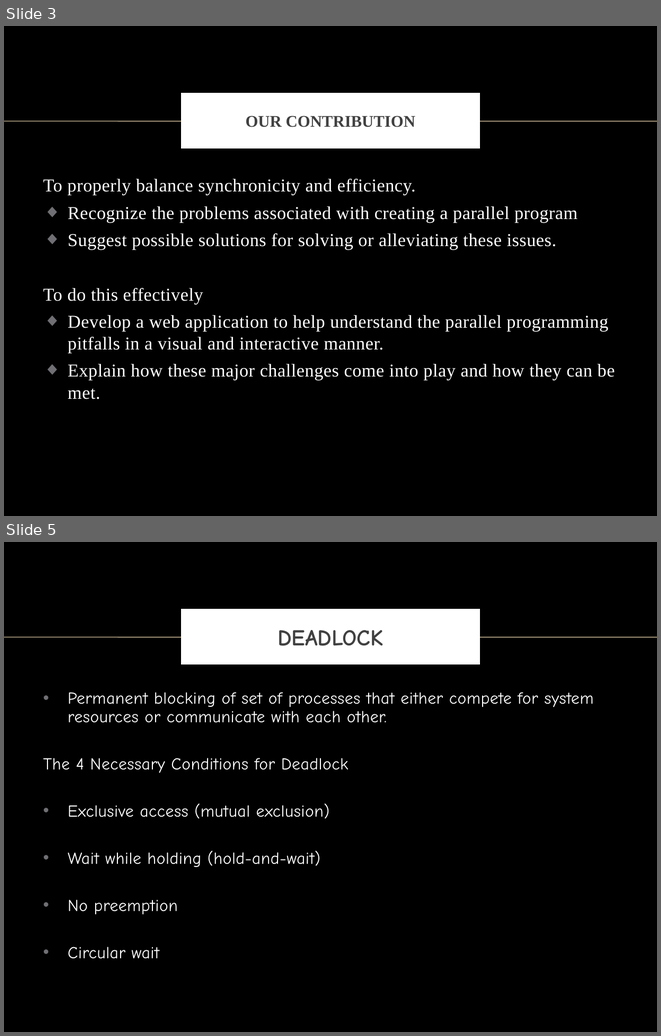
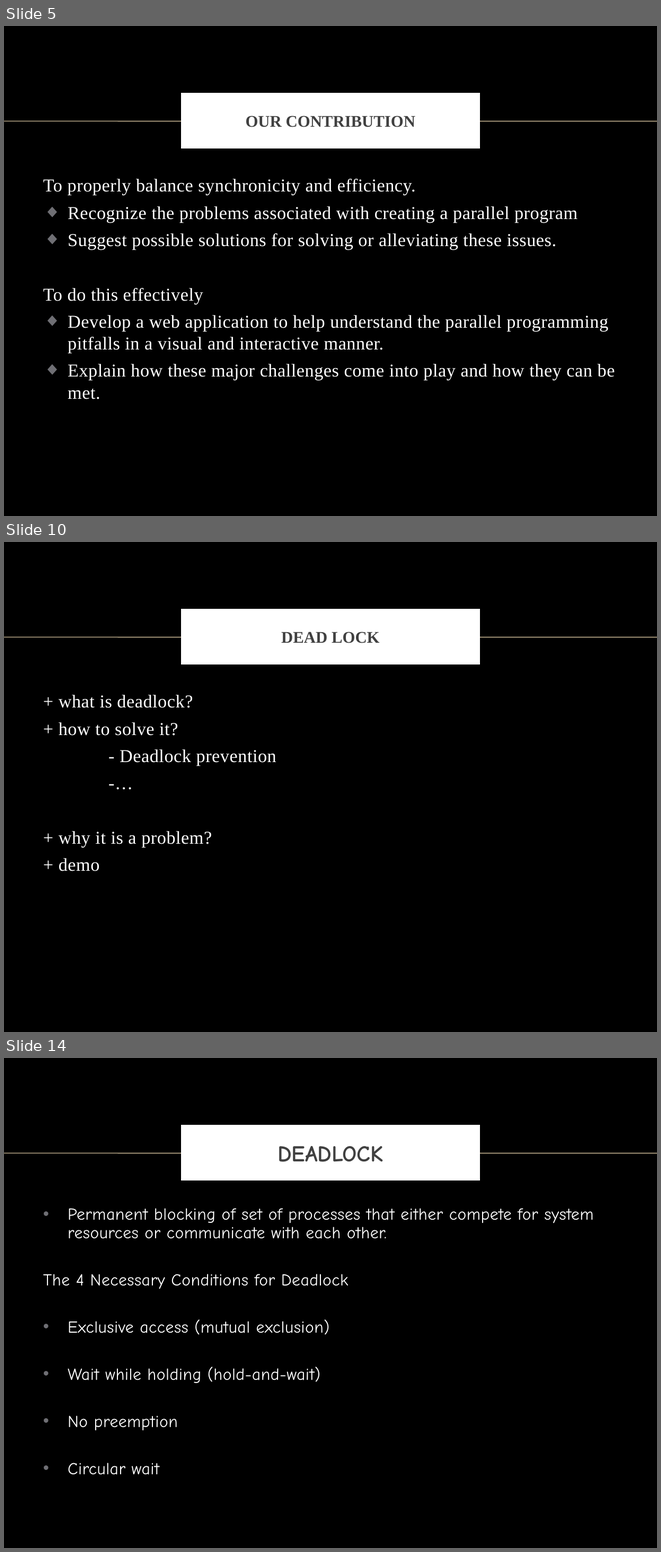
Before and after one commit to vong-srey/Paravantage, a slide deck: Presentation.pptx. Shown one above the other, each under a label of ours: slides 3 and 5 before the commit, slides 5, 10 and 14 after it; the slides between them are not shown. The pictures are 661x1036 and 661x1552 pixels, drawn with LibreOffice and Linux fonts; fonts in the diff are those of the drawing; background and template pictures are left out. Boxes give left, top, right and bottom in pixels: in the first picture for what was removed or moved away, otherwise in the second. Text is boxed around its words. In the diff, an @@ line names an element or a change of style, - is before the commit and + after.

```diff
--- a/Presentation.pptx
+++ b/Presentation.pptx
@@ slide 10 added at box(4, 542, 657, 1032), background picture (left out); not listed: 1 template element that a slide beside it also shows @@
@@ title added at box(184, 612, 477, 662), fill #FFFFFF, outline #FFFFFF 6 pt, 18 pt, text #404040, bold @@
+DEAD LOCK
@@ text added at box(59, 695, 276, 871), 20 pt, text #FFFFFF @@
++ what is deadlock?
++ how to solve it?
+- Deadlock prevention
+-…
++ why it is a problem?
++ demo
@@ what was slide 3 is now slide 5 @@
@@ what was slide 5 is now slide 14 @@
```
Also in this commit, not shown: 1 slide changed, 8 other slides added.
